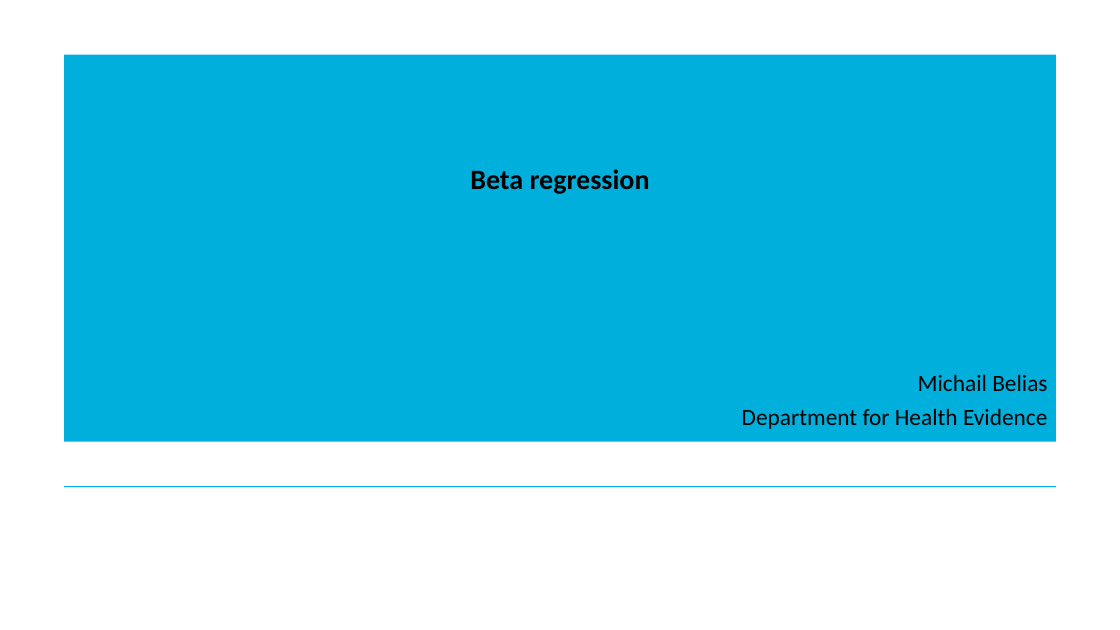
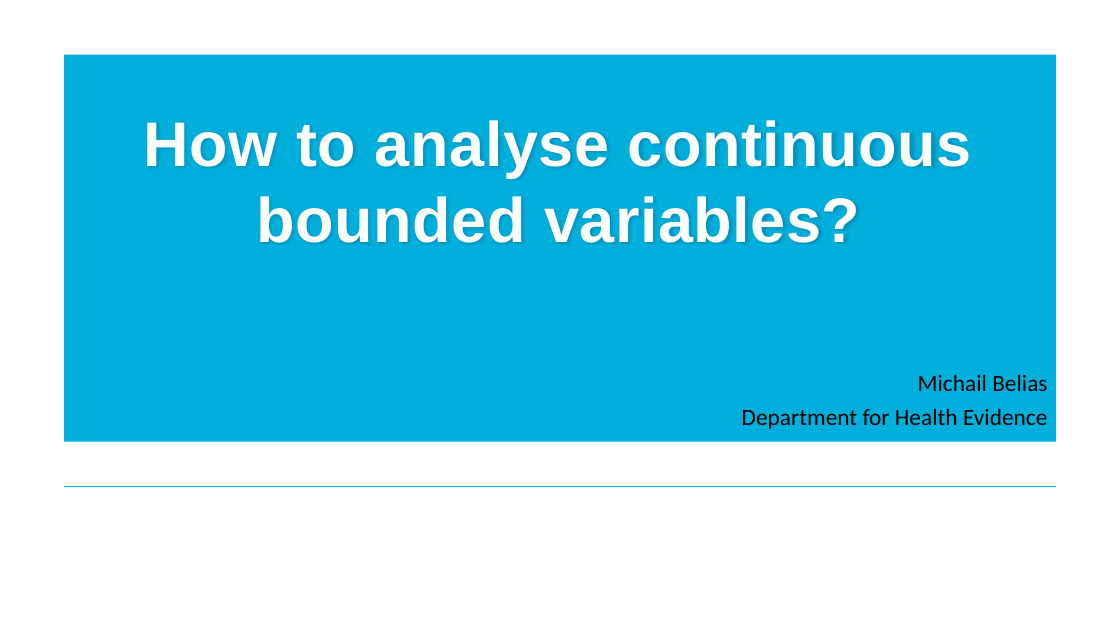
Before and after one commit to MichaelBelias/My-Complete-Book-In-R, a slide deck: slide 1 of Beta Regression/Beta-regression.pptx. Drawn at 1120x630 pixels with LibreOffice and Linux fonts; fonts in the diff are those of the drawing; background and template pictures are left out. Boxes give left, top, right and bottom in pixels: in the first picture for what was removed or moved away, otherwise in the second. Text is boxed around its words. In the diff, an @@ line names an element or a change of style, - is before the commit and + after.

```diff
--- a/Beta Regression/Beta-regression.pptx
+++ b/Beta Regression/Beta-regression.pptx
@@ text added at (144,120,972,243), 54 pt, text #FEFEFE, bold @@
+How to analyse continuous bounded variables?
@@ title removed at (470,169,650,194) @@
-Beta regression
```
Also in this commit, not shown: 1 other slide changed, 7 slides added, 1 slide removed, 2 other files.
